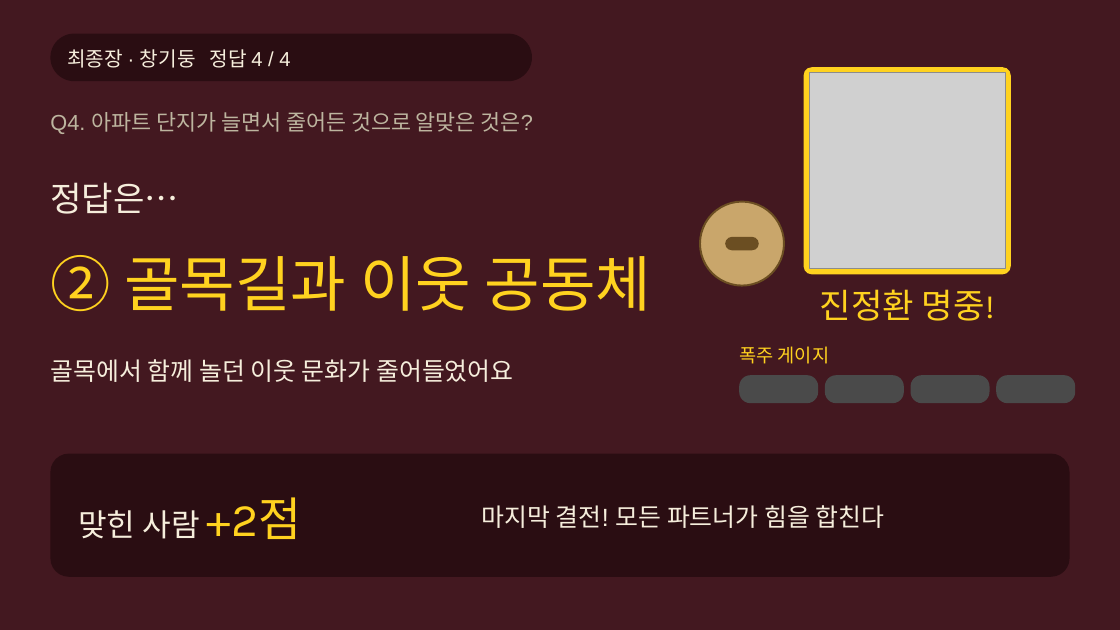
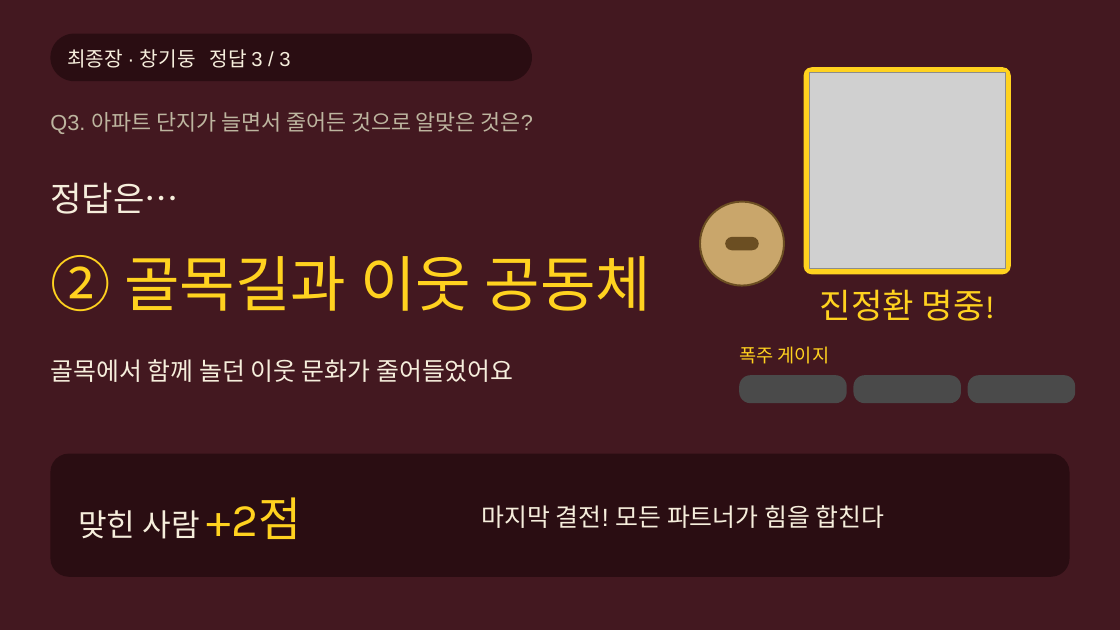
Before and after one commit to choivoo/-, a slide deck: slide 76 of 레전드_히스이_대모험_주거와도시.pptx (slide 104 before the commit). Drawn at 1120x630 pixels with LibreOffice and Linux fonts; fonts in the diff are those of the drawing; grey boxes stand for pictures. Boxes give left, top, right and bottom in pixels: in the first picture for what was removed or moved away, otherwise in the second. Text is boxed around its words. In the diff, an @@ line names an element or a change of style, - is before the commit and + after.

```diff
--- a/레전드_히스이_대모험_주거와도시.pptx
+++ b/레전드_히스이_대모험_주거와도시.pptx
@@ text at <box>67,49,290,68</box>: text changed @@
-최종장 · 창기둥 정답 4 / 4
+최종장 · 창기둥 정답 3 / 3
@@ text at <box>50,112,533,134</box>: text changed @@
-Q4. 아파트 단지가 늘면서 줄어든 것으로 알맞은 것은?
+Q3. 아파트 단지가 늘면서 줄어든 것으로 알맞은 것은?
@@ rounded rectangle: place and size @@
-rounded rectangle at <box>739,375,818,403</box>
+rounded rectangle at <box>739,375,847,403</box>
@@ rounded rectangle: place and size @@
-rounded rectangle at <box>825,375,904,403</box>
+rounded rectangle at <box>853,375,961,403</box>
@@ rounded rectangle: place and size @@
-rounded rectangle at <box>911,375,990,403</box>
+rounded rectangle at <box>968,375,1075,403</box>
@@ rounded rectangle removed at <box>996,375,1075,403</box> @@
```
Also in this commit, not shown: 46 other slides changed, 29 slides removed.
